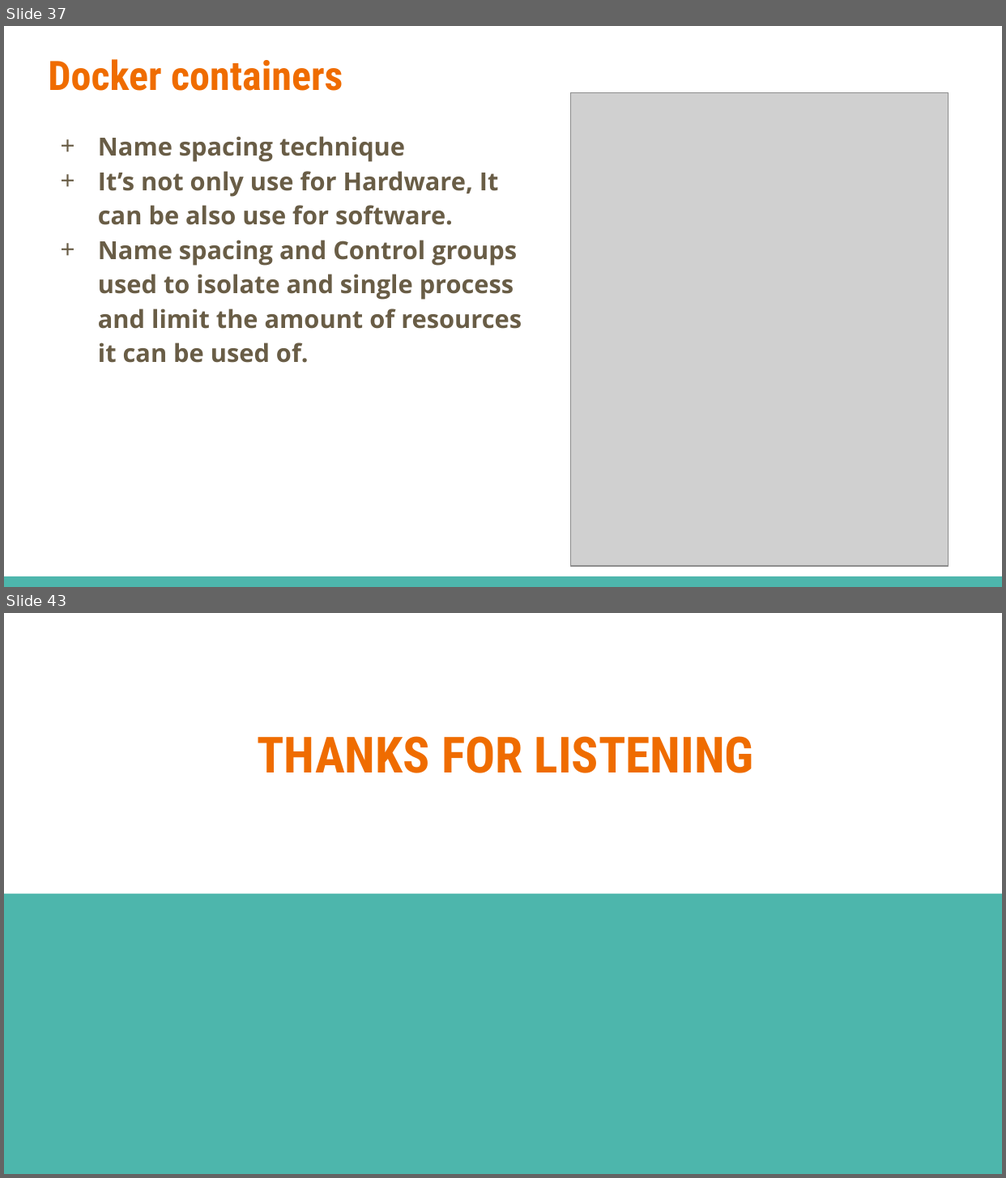
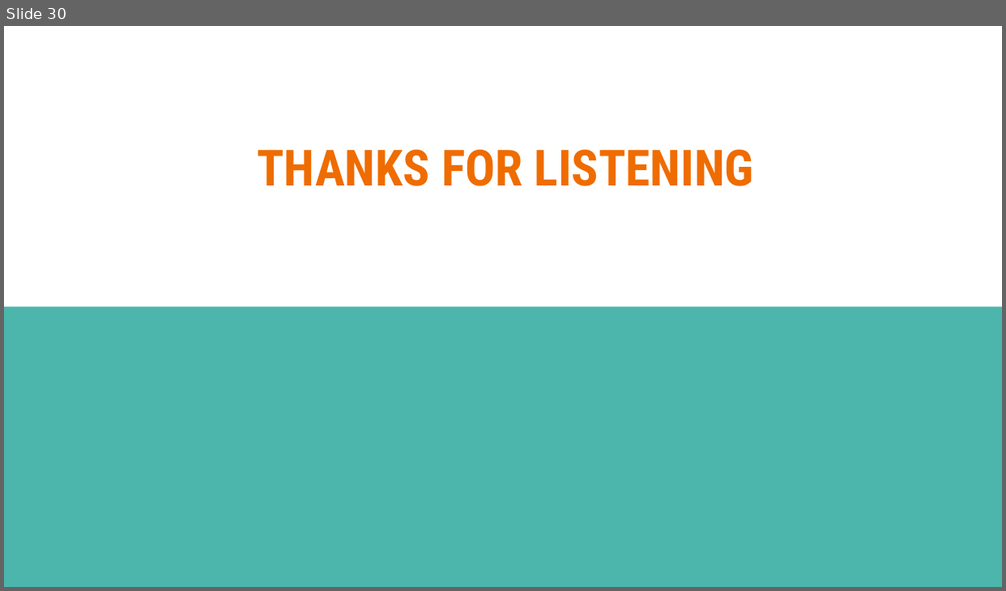
Before and after one commit to dinhhung09138/Learning-Example, a slide deck: Docker - 02 - Manipulating Containers.pptx. Shown one above the other, each under a label of ours: slides 37 and 43 before the commit, slide 30 after it; the slides between them are not shown. The pictures are 1006x1178 and 1006x591 pixels, drawn with LibreOffice and Linux fonts; fonts in the diff are those of the drawing; grey boxes stand for pictures. Boxes give left, top, right and bottom in pixels: in the first picture for what was removed or moved away, otherwise in the second. Text is boxed around its words. In the diff, an @@ line names an element or a change of style, - is before the commit and + after.

```diff
--- a/Docker - 02 - Manipulating Containers.pptx
+++ b/Docker - 02 - Manipulating Containers.pptx
@@ slide 37 removed at box(4, 26, 1002, 587), background #FFFFFF @@
@@ title removed at box(48, 59, 343, 91) @@
-Docker containers
@@ picture removed at box(570, 93, 947, 567) @@
@@ text removed at box(98, 136, 522, 363) @@
-+ Name spacing technique
-+ It’s not only use for Hardware, It can be also use for software.
-+ Name spacing and Control groups used to isolate and single process and limit the amount of resources it can be used of.
@@ rectangle removed at box(4, 577, 1002, 587) @@
@@ what was slide 43 is now slide 30 @@
```
Also in this commit, not shown: 9 slides added, 21 other slides removed, 15 other files.
